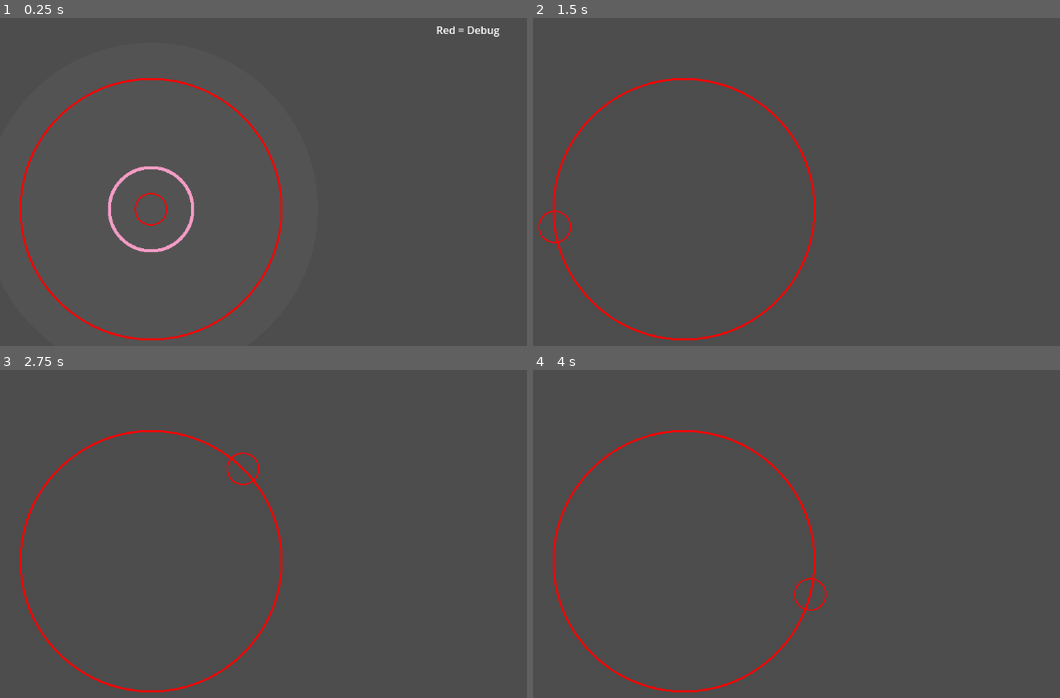
Above: before the commit, frames 1-4 (two rows, left to right).
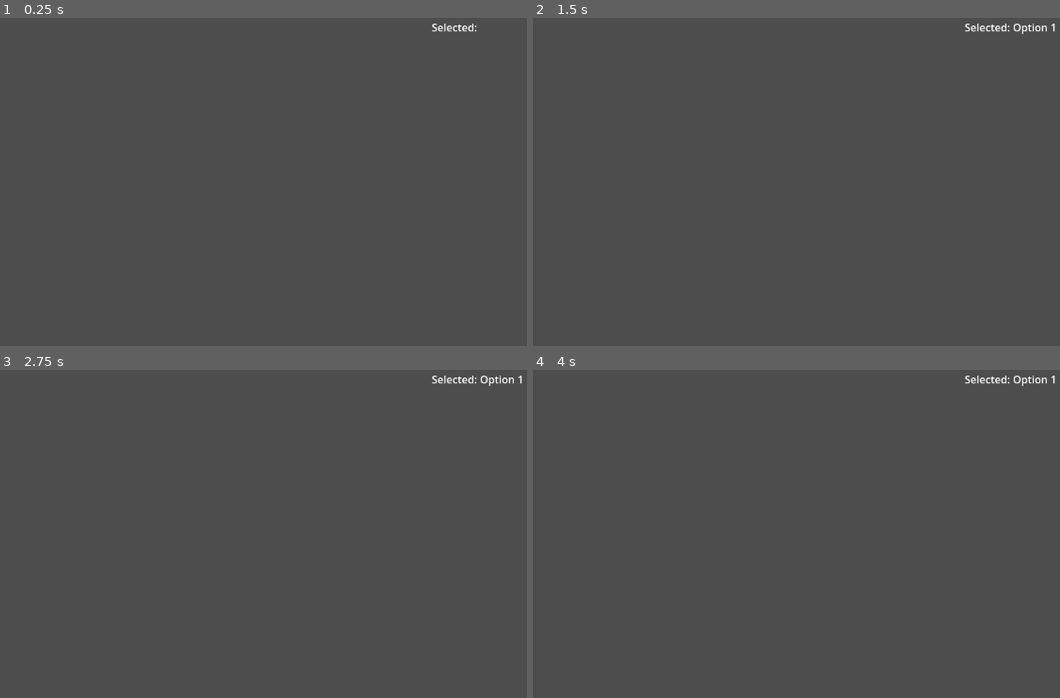
Above: after the commit, the same moments.

Repository: simonkuhlo/Duels1895
Game: Godot game, scene res://Ui/Ingame/RadialMenu/radial_menu_ui.tscn
Two runs of this game, one before a commit and one after it. Both use one fixed random seed, a clock stepped at 60 frames per second and the inputs below. This scene is started directly instead of the project's main scene. The engine's default icon, where the game draws it, is replaced by a stand-in: a white triangle on a blue panel in a dark square.
Inputs (mouse positions are in pixels of both pictures, inside the frame that each line leads up to):
- Up to frame 1 (0.25 s): no input
- Up to frame 2 (1.5 s): tap Enter at 0.5 s; move the mouse to (849, 188) at 0.52 s; hold D (move_right) 0.53-1.28 s; tap E (select_ammo_type) at 0.6 s; click (849, 188) at 0.67 s; tap Space (jump) at 0.77, 1.25 s; move the mouse to (533, 231) at 1.27 s; hold S (move_backward) from 1.28 s (still down); tap Mouse wheel down (hotbar_next_item) at 1.35 s; click (533, 231) at 1.42 s
- Up to frame 3 (2.75 s): tap Space (jump) at 1.52 s; tap E (select_ammo_type) at 1.55, 2.3 s; tap Enter at 2 s; move the mouse to (226, 468) at 2.02 s; release S (move_backward) at 2.03 s; hold D (move_right) from 2.03 s (still down); hold Mouse wheel up (hotbar_prev_item) from 2.03 s (still down); click (226, 468) at 2.17 s
- Up to frame 4 (4 s): tap Space (jump) at 2.75, 3.02, 3.77 s; move the mouse to (648, 645) at 2.77 s; release D (move_right) at 2.78 s; release Mouse wheel up (hotbar_prev_item) at 2.78 s; hold W (move_forward) 2.78-3.53 s; tap F (interact) at 2.85 s; click (648, 645) at 2.92 s; tap E (select_ammo_type) at 3.05, 3.6 s; tap Enter at 3.5 s; move the mouse to (907, 625) at 3.52 s; hold A (move_left) from 3.53 s (still down); click (907, 625) at 3.67 s

The runs differ from the first frame. In frame 1, 2.1% of the frame differs, in the area x 3-95%, y 1-99%; in frame 2, 1.5%; in frame 3, 1.5%; in frame 4, 1.5%.

Commit message:
finish radial menu

Diff:
--- a/Ui/Ingame/RadialMenu/radial_menu.gd
+++ b/Ui/Ingame/RadialMenu/radial_menu.gd
@@ -1,5 +1,6 @@
 @tool
 extends Control
+class_name RadialMenu
 
 signal option_selected(option:RadialMenuOption)
 
@@ -16,10 +17,11 @@
 @export var options:Array[RadialMenuOption] = []
 
 @export var option_visualizer:PackedScene
+@export var cursor:VirtualCursor
 
-var selection:int:
+var selection_preview:int:
 	set(new):
-		selection = new
+		selection_preview = new
 		queue_redraw()
 
 func _draw() -> void:
@@ -27,15 +29,15 @@
 	draw_arc(Vector2.ZERO, inner_radius, 0, TAU, 120, line_color, line_width)
 	if options.size() <= 1:
 		return
+	if selection_preview == -1:
+		draw_circle(Vector2.ZERO, inner_radius, highlight_color)
 	for i in range(options.size()):
-		if !options[i]:
-			continue
-		var start_rads:float = TAU * (i-1) / options.size() - 1 - deg_to_rad(90)
-		var end_rads = TAU * i / options.size() - 1 - deg_to_rad(90)
+		var start_rads:float = TAU * i / options.size()
+		var end_rads = TAU * (i+1) / options.size()
 		var mid_rads = (start_rads + end_rads) / 2.0 * 1
 		var radius_mid = (inner_radius + outer_radius) / 2
 
-		if selection == i:
+		if selection_preview == i:
 			var points_per_arc := 32
 			var points_inner := PackedVector2Array()
 			var points_outer := PackedVector2Array()
@@ -46,36 +48,45 @@
 			points_outer.reverse()
 			draw_polygon(points_inner + points_outer, PackedColorArray([highlight_color]))
 
-		var line_origin := Vector2.from_angle(start_rads)
-		draw_line(line_origin * inner_radius, line_origin * outer_radius, line_color, line_width)
-
-func update() -> void:
-	queue_redraw()
-	_visualize_options()
-
-func _ready() -> void:
-	update()
-
-func _visualize_options() -> void:
-	for i in range(options.size()):
-		if !options[i]:
-			continue
-		var start_rads:float = TAU * i / options.size() - deg_to_rad(90)
-		var end_rads = TAU * (i+1) / options.size() - deg_to_rad(90)
 		var texture_origin := Vector2.from_angle(start_rads + (end_rads - start_rads) / 2)
 		var texture_origin_radius:float = inner_radius + ( (outer_radius - inner_radius) / 2)
 		texture_origin = texture_origin * texture_origin_radius
 		var visualizer_instance = option_visualizer.instantiate()
 		visualizer_instance.position = texture_origin
-		visualizer_instance.visualized_option = options[i]
+		var reversed_options := options.duplicate()
+		reversed_options.reverse()
+		visualizer_instance.visualized_option = reversed_options[i]
 		add_child(visualizer_instance)
 
+		var line_origin := Vector2.from_angle(start_rads)
+		draw_line(line_origin * inner_radius, line_origin * outer_radius, line_color, line_width)
+
+func reset() -> void:
+	if cursor:
+		cursor.reset()
+
+func update() -> void:
+	queue_redraw()
+
+func select() -> void:
+	if selection_preview == -1:
+		option_selected.emit(null)
+		return
+	option_selected.emit(options[selection_preview])
+
+func _ready() -> void:
+	update()
+
 func _process(delta: float) -> void:
-	var mouse_pos = get_local_mouse_position()
-	var mouse_radius = mouse_pos.length()
+	var cursor_pos:Vector2
+	if cursor:
+		cursor_pos = cursor.cursor_pos
+	else:
+		cursor_pos = get_local_mouse_position()
+	var cursor_radius = cursor_pos.length()
 
-	if mouse_radius < inner_radius:
-		selection = -1
+	if cursor_radius < inner_radius:
+		selection_preview = -1
 	else:
-		var mouse_rads := fposmod(mouse_pos.angle() * -1, TAU)
-		selection = ceil((mouse_rads / TAU) * options.size() - 1)
+		var cursor_rads := fposmod(cursor_pos.angle() * -1, TAU)
+		selection_preview = ceil((cursor_rads / TAU) * options.size()-1)
--- a/Ui/Ingame/RadialMenu/radial_menu.tscn
+++ b/Ui/Ingame/RadialMenu/radial_menu.tscn
@@ -18,13 +18,7 @@
 icon = ExtResource("3_tgbc4")
 metadata/_custom_type_script = "uid://b5u28gvjx1gov"
 
-[sub_resource type="Resource" id="Resource_tgbc4"]
-script = ExtResource("2_i6ggd")
-text = "test3"
-icon = ExtResource("3_tgbc4")
-metadata/_custom_type_script = "uid://b5u28gvjx1gov"
-
-[node name="RadialMenu" type="Control"]
+[node name="RadialMenu" type="Control" node_paths=PackedStringArray("cursor")]
 layout_mode = 3
 anchors_preset = 8
 anchor_left = 0.5
@@ -34,21 +28,16 @@
 grow_horizontal = 2
 grow_vertical = 2
 script = ExtResource("1_ktpuk")
-bkg_color = Color(0.325441, 0.325441, 0.325441, 1)
-line_color = Color(0.957664, 0.609392, 0.770681, 1)
-highlight_color = Color(0.976272, 0.743727, 0.978943, 1)
+bkg_color = Color(0.843137, 0.560784, 0.933333, 0.588235)
+line_color = Color(0.305882, 0.337255, 0.752941, 0.784314)
+highlight_color = Color(0.607843, 0.364706, 0.878431, 0.588235)
 outer_radius = 256
 line_width = 5.0
-options = Array[ExtResource("2_i6ggd")]([SubResource("Resource_m1c22"), SubResource("Resource_i6ggd"), SubResource("Resource_tgbc4")])
+options = Array[ExtResource("2_i6ggd")]([SubResource("Resource_m1c22"), SubResource("Resource_i6ggd"), null, null, null])
 option_visualizer = ExtResource("4_tgbc4")
+cursor = NodePath("VirtualCursor")
 
 [node name="VirtualCursor" parent="." instance=ExtResource("5_m1c22")]
 layout_mode = 1
-
-[node name="Label" type="Label" parent="."]
-layout_mode = 0
-offset_left = 437.0
-offset_top = -287.0
-offset_right = 534.0
-offset_bottom = -264.0
-text = "Red = Debug"
+max_radius_visible = false
+cursor_visible = false
--- a/Ui/Ingame/RadialMenu/radial_menu_ui.gd
+++ b/Ui/Ingame/RadialMenu/radial_menu_ui.gd
@@ -1,9 +1,29 @@
 extends CanvasLayer
 
-@export var radial_menu:Control
+@export var radial_menu:RadialMenu
+@export var label:Label
+
+func _ready() -> void:
+	Input.mouse_mode = Input.MOUSE_MODE_CAPTURED
+	radial_menu.option_selected.connect(_on_option_selected)
+	radial_menu.hide()
+
+func _on_option_selected(option:RadialMenuOption) -> void:
+	if !option:
+		label.text = ""
+		return
+	label.text = option.text
 
 func _process(delta: float) -> void:
 	if Input.is_action_just_pressed("select_ammo_type"):
-		radial_menu.show()
+		_on_show()
 	elif Input.is_action_just_released("select_ammo_type"):
-		radial_menu.hide()
+		_on_hide()
+
+func _on_show() -> void:
+	radial_menu.show()
+
+func _on_hide() -> void:
+	radial_menu.select()
+	radial_menu.reset()
+	radial_menu.hide()
--- a/Ui/Ingame/RadialMenu/radial_menu_ui.tscn
+++ b/Ui/Ingame/RadialMenu/radial_menu_ui.tscn
@@ -1,15 +1,57 @@
-[gd_scene load_steps=5 format=3 uid="uid://cbeno2owtveyk"]
+[gd_scene load_steps=10 format=3 uid="uid://cbeno2owtveyk"]
 
 [ext_resource type="Script" uid="uid://47xa7mph10i" path="res://Ui/Ingame/RadialMenu/radial_menu_ui.gd" id="1_c1vjf"]
 [ext_resource type="PackedScene" uid="uid://bxyhi0olljmbn" path="res://Ui/Ingame/RadialMenu/radial_menu.tscn" id="2_fhlbh"]
 [ext_resource type="Script" uid="uid://b5u28gvjx1gov" path="res://Ui/Ingame/RadialMenu/radial_menu_option.gd" id="3_f13wv"]
-[ext_resource type="PackedScene" uid="uid://64ohm54wsya8" path="res://Ui/Ingame/VirtualCursor/virtual_cursor.tscn" id="4_cwwuv"]
+[ext_resource type="Texture2D" uid="uid://ck0qtjeg75rg5" path="res://icon.svg" id="4_f13wv"]
 
-[node name="RadialMenuUiLayer" type="CanvasLayer" node_paths=PackedStringArray("radial_menu")]
+[sub_resource type="Resource" id="Resource_cwwuv"]
+script = ExtResource("3_f13wv")
+text = "Option 1"
+icon = ExtResource("4_f13wv")
+metadata/_custom_type_script = "uid://b5u28gvjx1gov"
+
+[sub_resource type="Resource" id="Resource_srviu"]
+script = ExtResource("3_f13wv")
+text = "Option 2"
+icon = ExtResource("4_f13wv")
+metadata/_custom_type_script = "uid://b5u28gvjx1gov"
+
+[sub_resource type="Resource" id="Resource_as4rt"]
+script = ExtResource("3_f13wv")
+text = "Option 3"
+icon = ExtResource("4_f13wv")
+metadata/_custom_type_script = "uid://b5u28gvjx1gov"
+
+[sub_resource type="Resource" id="Resource_gfd2y"]
+script = ExtResource("3_f13wv")
+text = "Option 4"
+icon = ExtResource("4_f13wv")
+metadata/_custom_type_script = "uid://b5u28gvjx1gov"
+
+[sub_resource type="Resource" id="Resource_vf2d2"]
+script = ExtResource("3_f13wv")
+text = "Option 5"
+icon = ExtResource("4_f13wv")
+metadata/_custom_type_script = "uid://b5u28gvjx1gov"
+
+[node name="RadialMenuUiLayer" type="CanvasLayer" node_paths=PackedStringArray("radial_menu", "label")]
 script = ExtResource("1_c1vjf")
 radial_menu = NodePath("RadialMenu")
+label = NodePath("HBoxContainer/Label2")
 
 [node name="RadialMenu" parent="." instance=ExtResource("2_fhlbh")]
-options = Array[ExtResource("3_f13wv")]([null])
+options = Array[ExtResource("3_f13wv")]([SubResource("Resource_cwwuv"), SubResource("Resource_srviu"), SubResource("Resource_as4rt"), SubResource("Resource_gfd2y"), SubResource("Resource_vf2d2")])
 
-[node name="VirtualCursor" parent="." instance=ExtResource("4_cwwuv")]
+[node name="HBoxContainer" type="HBoxContainer" parent="."]
+offset_left = 1006.0
+offset_top = 25.0
+offset_right = 1081.0
+offset_bottom = 65.0
+
+[node name="Label" type="Label" parent="HBoxContainer"]
+layout_mode = 2
+text = "Selected:"
+
+[node name="Label2" type="Label" parent="HBoxContainer"]
+layout_mode = 2
--- a/Ui/Ingame/VirtualCursor/virtual_cursor.gd
+++ b/Ui/Ingame/VirtualCursor/virtual_cursor.gd
@@ -1,5 +1,6 @@
 @tool
 extends Control
+class_name VirtualCursor
 
 @export var max_radius:float = 200
 
@@ -18,11 +19,19 @@
 @export_group("Linking")
 @export var auto_retract_timer:Timer
 
+var active:bool = true:
+	set(new):
+		active = new
+		reset()
+
 var cursor_pos:Vector2 = Vector2.ZERO:
 	set(new):
 		cursor_pos = new
 	get():
 		return cursor_pos
+
+func reset() -> void:
+	cursor_pos = Vector2.ZERO
 
 func _process(delta: float) -> void:
 	queue_redraw()
Not shown: 1 places in Items/Ammo/testammo.tres that only renumber resources
Not shown: 1 places in Ui/Ingame/RadialMenu/radial_menu.tscn that only renumber resources
